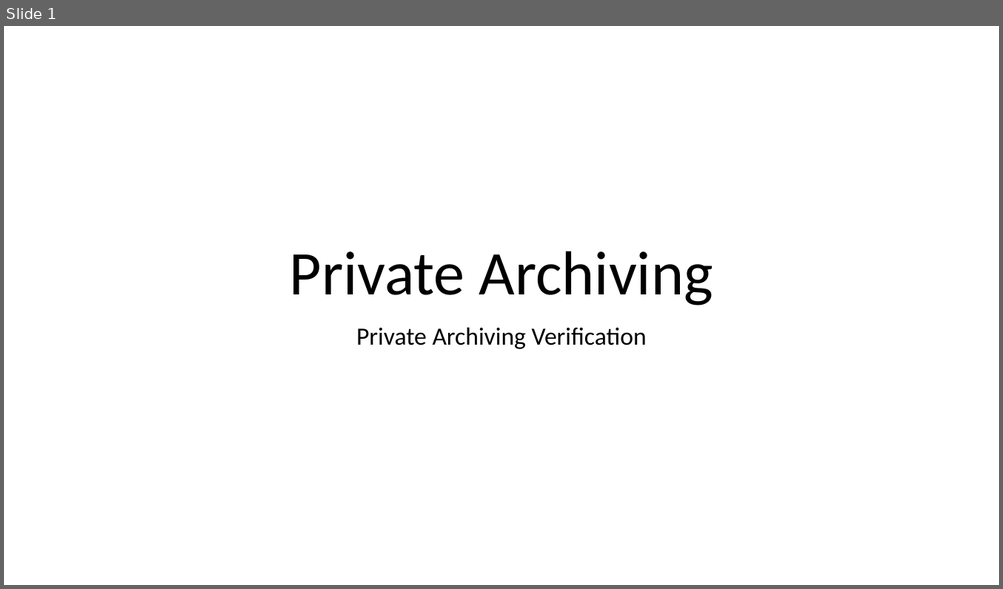
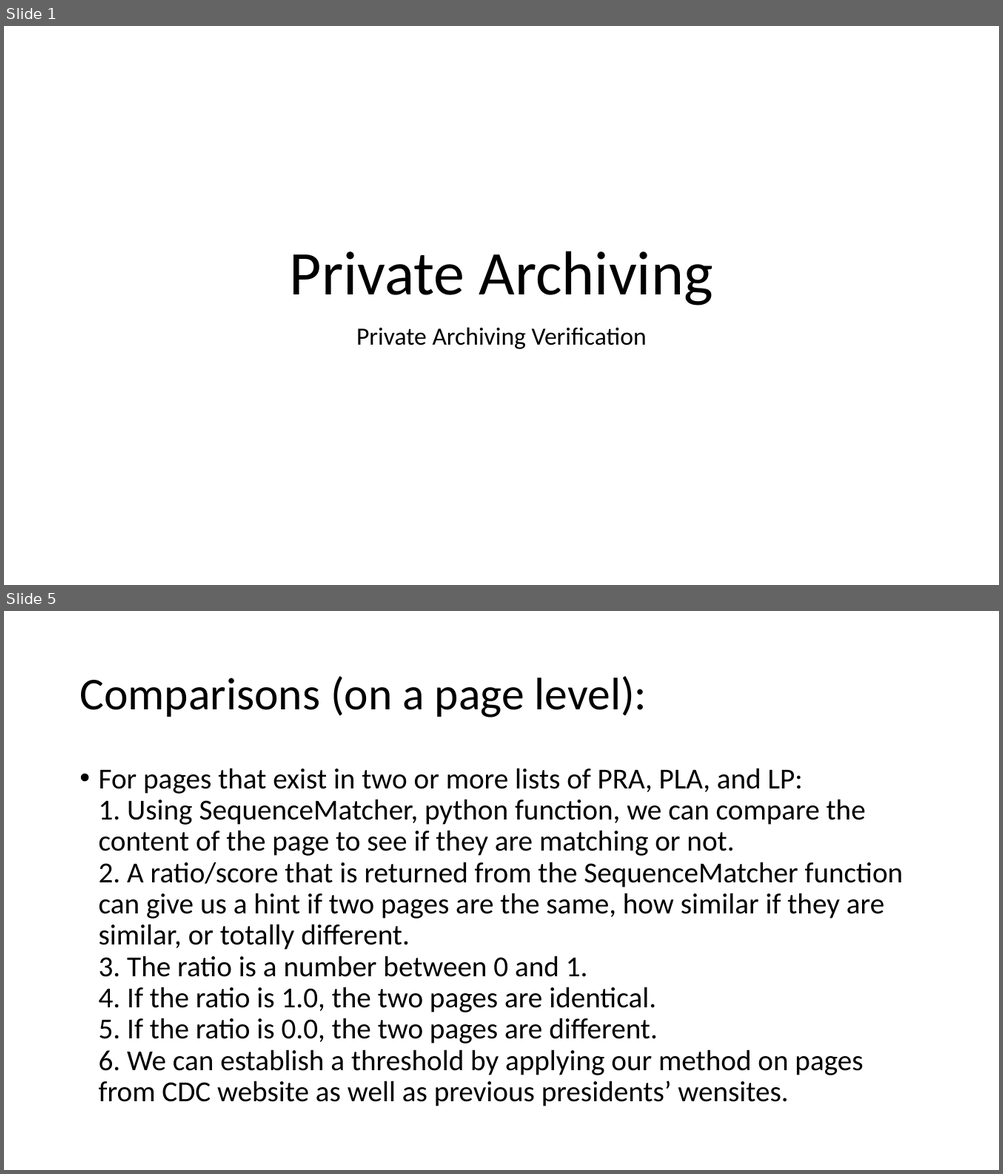
Before and after one commit to HussamHallak/3rdPartyArchving, a slide deck: private-archiving.pptx. Shown one above the other, each under a label of ours: slide 1 before the commit, slides 1 and 5 after it; the slides between them are not shown. The pictures are 1003x589 and 1003x1174 pixels, drawn with LibreOffice and Linux fonts; fonts in the diff are those of the drawing. Boxes give left, top, right and bottom in pixels: in the first picture for what was removed or moved away, otherwise in the second. Text is boxed around its words. In the diff, an @@ line names an element or a change of style, - is before the commit and + after.

```diff
--- a/private-archiving.pptx
+++ b/private-archiving.pptx
@@ slide 5 added at (4,611,999,1170), background #FFFFFF @@
@@ title added at (79,676,647,718), 44 pt, text #000000 @@
+Comparisons (on a page level):
@@ text added at (99,768,903,1107), 28 pt, text #000000 @@
+• For pages that exist in two or more lists of PRA, PLA, and LP:
+  1. Using SequenceMatcher, python function, we can compare the content of the page to see if they are matching or not.
+  2. A ratio/score that is returned from the SequenceMatcher function can give us a hint if two pages are the same, how similar if they are similar, or totally different.
+  3. The ratio is a number between 0 and 1.
+  4. If the ratio is 1.0, the two pages are identical.
+  5. If the ratio is 0.0, the two pages are different.
+  6. We can establish a threshold by applying our method on pages from CDC website as well as previous presidents’ wensites.
```
Also in this commit, not shown: 3 slides changed, 1 other slide added.
